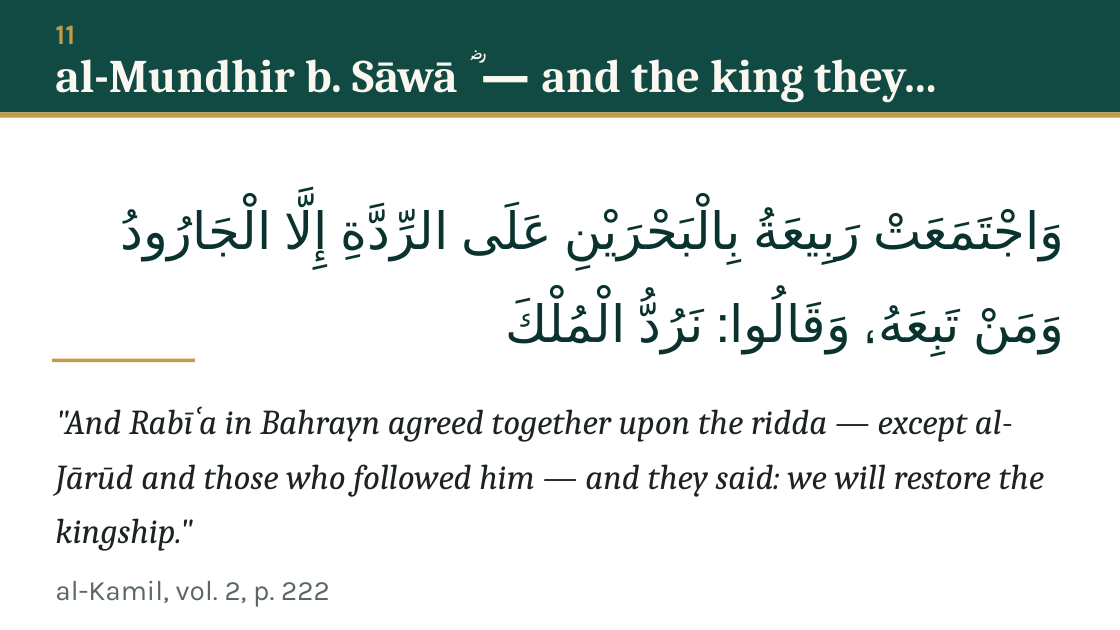
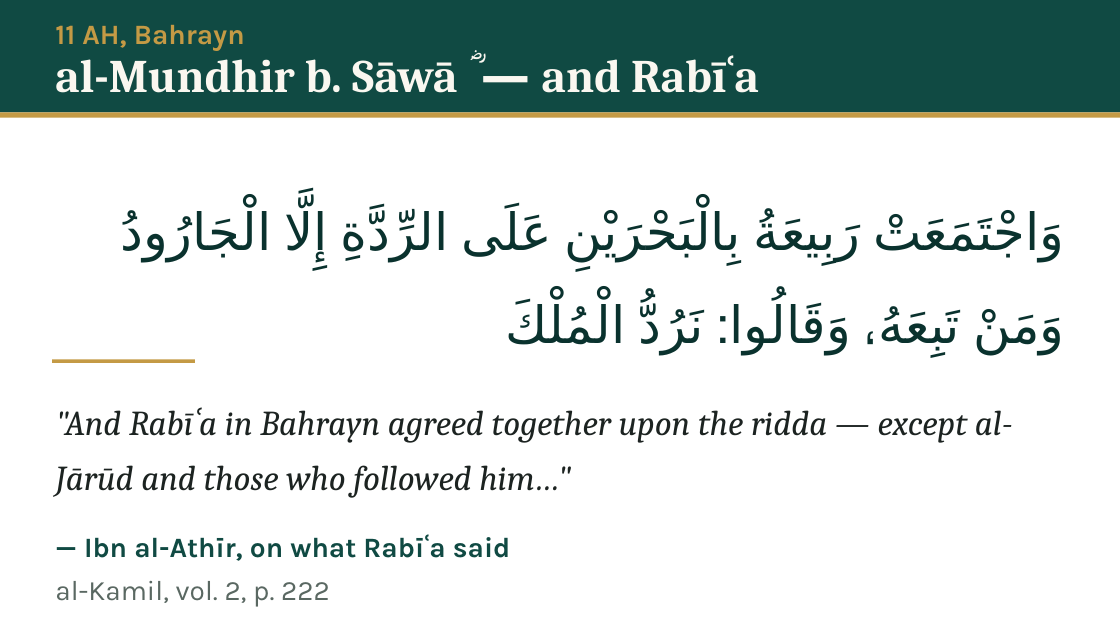
Before and after one commit to daniyalyasin93/2026SeptemberIslamicHistoryClass, a slide deck: slide 11 of S06_hadramawt_bahrayn/S06.pptx. Drawn at 1120x630 pixels with LibreOffice and Linux fonts; fonts in the diff are those of the drawing. Boxes give left, top, right and bottom in pixels: in the first picture for what was removed or moved away, otherwise in the second. Text is boxed around its words. In the diff, an @@ line names an element or a change of style, - is before the commit and + after.

```diff
--- a/S06_hadramawt_bahrayn/S06.pptx
+++ b/S06_hadramawt_bahrayn/S06.pptx
@@ text at (55, 25, 245, 51): text changed @@
-11
+11 AH, Bahrayn
@@ text at (55, 50, 621, 93): text changed @@
-al-Mundhir b. Sāwā ؓ — and the king they…
+al-Mundhir b. Sāwā ؓ — and Rabīʿa
@@ text at (55, 410, 1013, 498): text changed @@
-"And Rabīʿa in Bahrayn agreed together upon the ridda — except al-Jārūd and those who followed him — and they said: we will restore the kingship."
+"And Rabīʿa in Bahrayn agreed together upon the ridda — except al-Jārūd and those who followed him…"
@@ text added at (84, 537, 511, 561), 24 pt, text #104A43, bold @@
+— Ibn al-Athīr, on what Rabīʿa said
```
Also in this commit, not shown: 60 other slides changed, 18 slides added, 11 slides removed, 37 other files.
